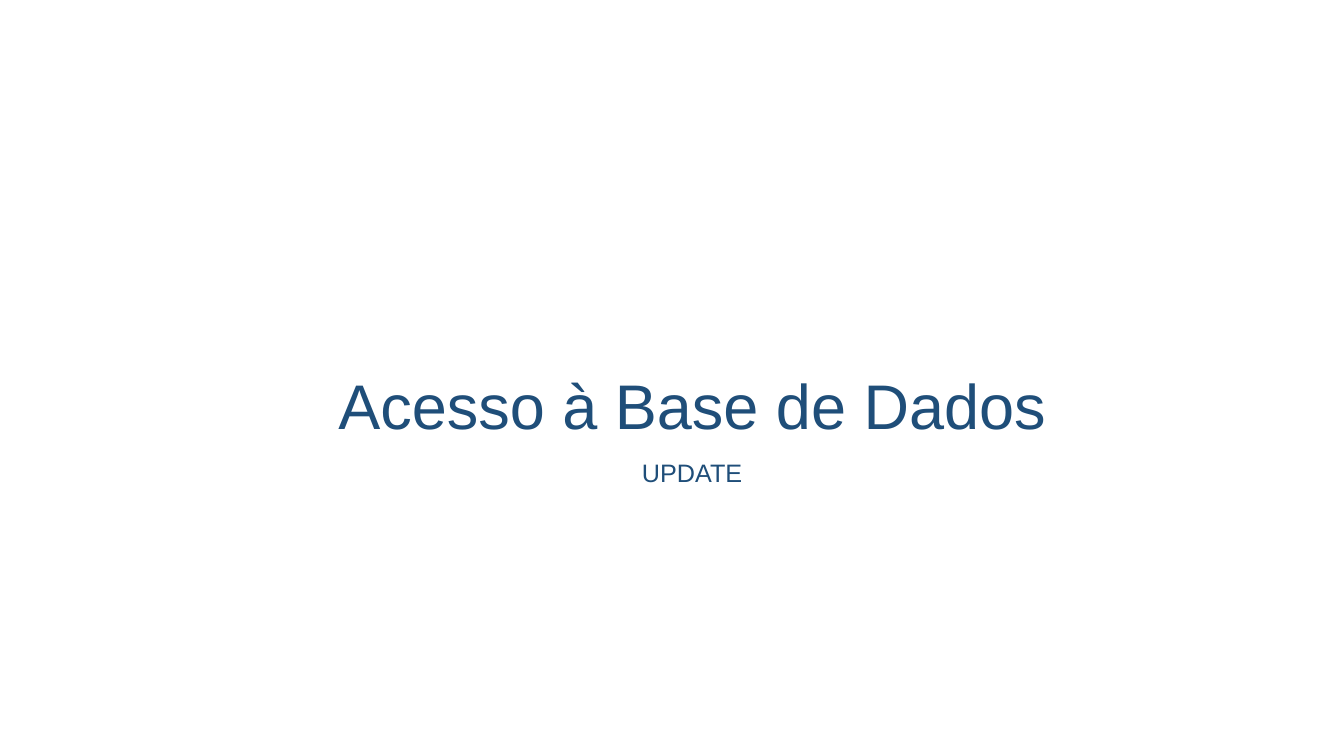
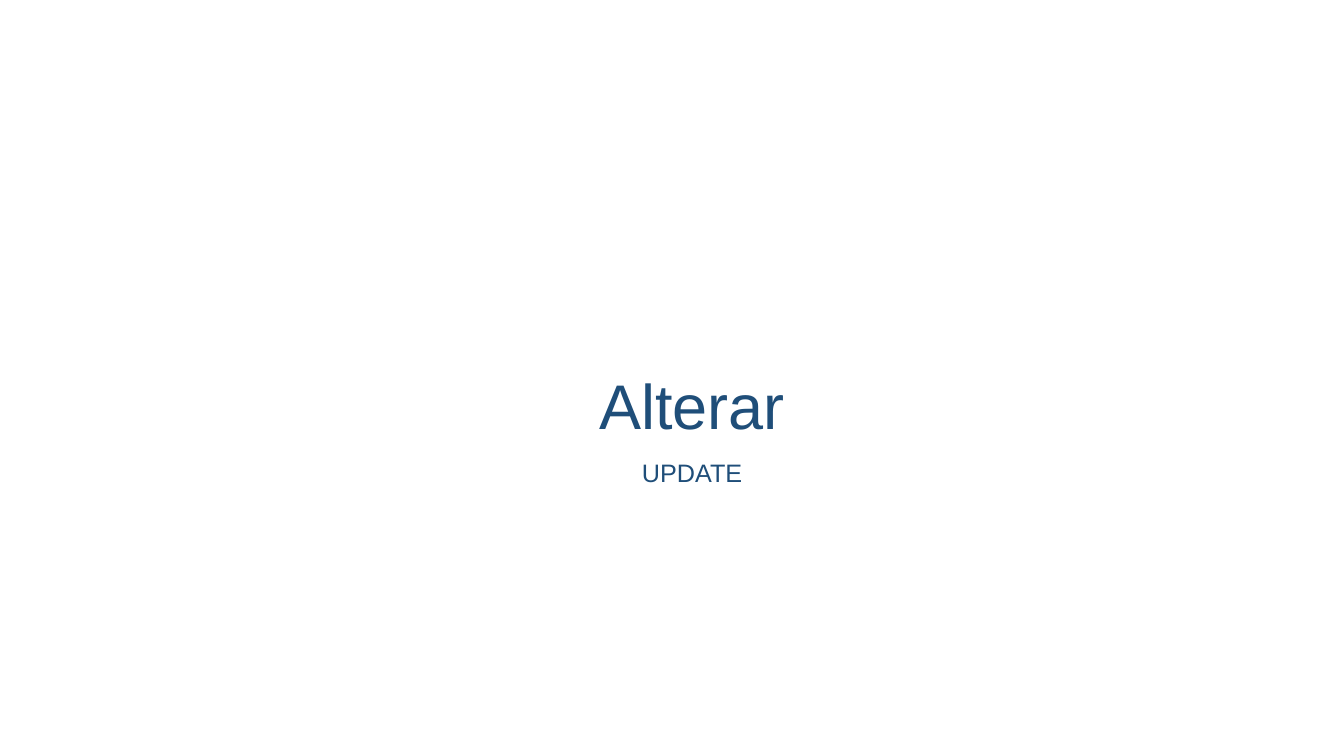
Before and after one commit to profpedrosenac/T14_Logica, a slide deck: slide 13 of t14_php/CRUD/_doc/Aula_PHP.pptx. Drawn at 1344x756 pixels with LibreOffice and Linux fonts; fonts in the diff are those of the drawing; background and template pictures are left out. Boxes give left, top, right and bottom in pixels: in the first picture for what was removed or moved away, otherwise in the second. Text is boxed around its words. In the diff, an @@ line names an element or a change of style, - is before the commit and + after.

```diff
--- a/t14_php/CRUD/_doc/Aula_PHP.pptx
+++ b/t14_php/CRUD/_doc/Aula_PHP.pptx
@@ title at box(599, 383, 784, 430): text changed @@
-Acesso à Base de Dados
+Alterar
```
Also in this commit, not shown: 3 other slides changed, 3 slides added, 7 other files.
